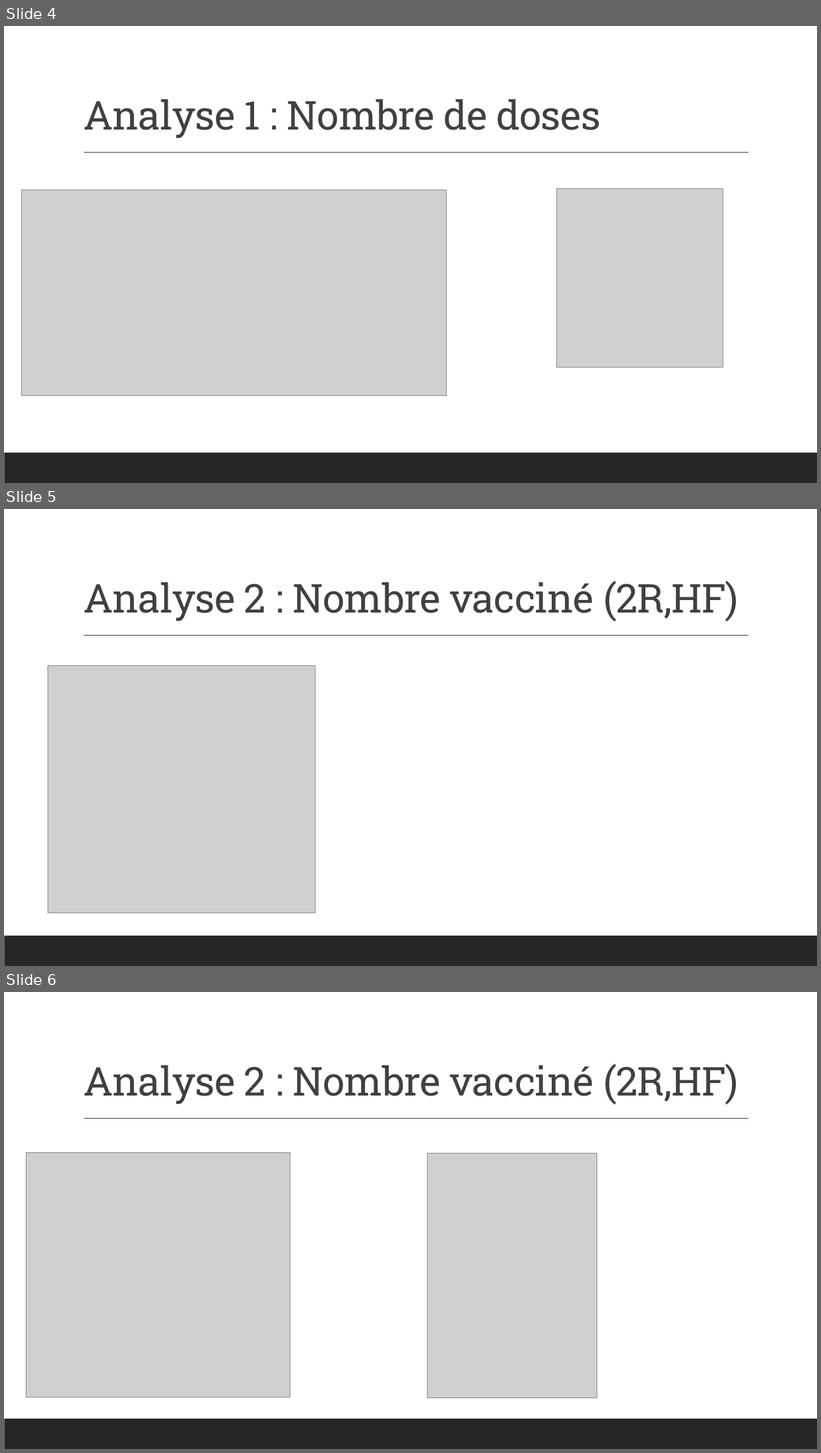
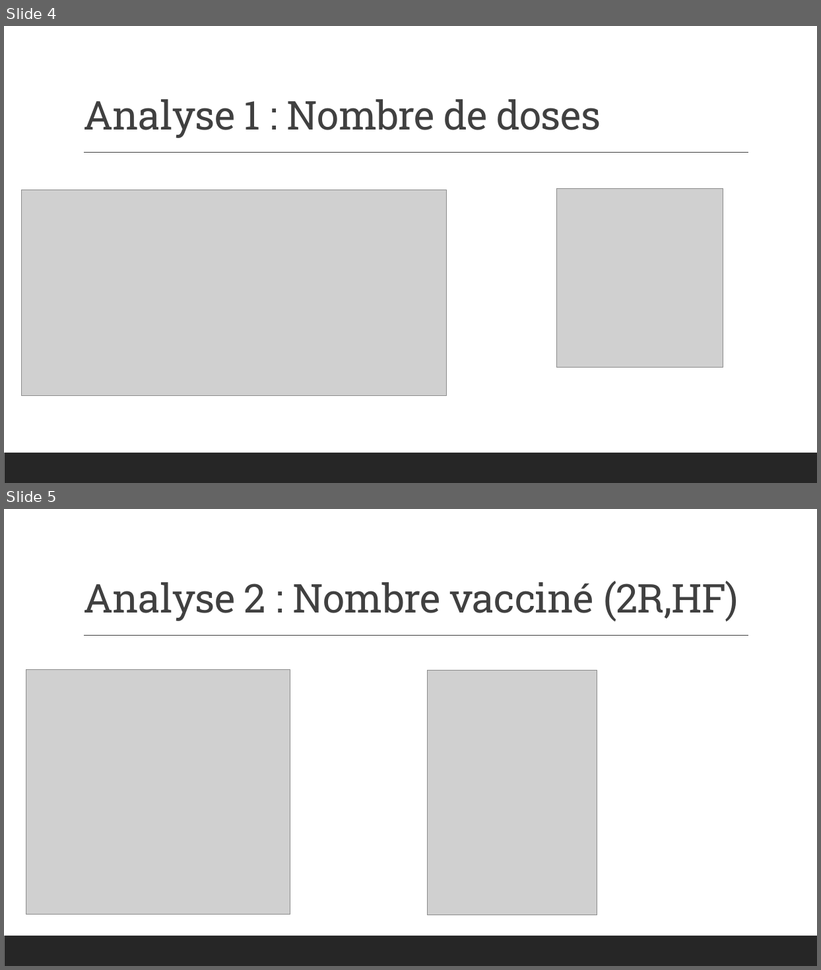
Before and after one commit to dorayy/projet-r, a slide deck: Stats.pptx. Shown one above the other, each under a label of ours: slides 4, 5 and 6 before the commit, slides 4 and 5 after it. The pictures are 821x1453 and 821x970 pixels, drawn with LibreOffice and Linux fonts; fonts in the diff are those of the drawing; grey boxes stand for pictures. Boxes give left, top, right and bottom in pixels: in the first picture for what was removed or moved away, otherwise in the second. Text is boxed around its words. In the diff, an @@ line names an element or a change of style, - is before the commit and + after.

```diff
--- a/Stats.pptx
+++ b/Stats.pptx
@@ slide 5 removed at (x1=4, y1=509, x2=817, y2=966), background #FFFFFF; not listed: 2 template elements that a slide beside it also shows @@
@@ title removed at (x1=83, y1=581, x2=739, y2=622) @@
-Analyse 2 : Nombre vacciné (2R,HF)
@@ picture removed at (x1=48, y1=666, x2=315, y2=914) @@
@@ what was slide 6 is now slide 5 @@
```
Also in this commit, not shown: 6 slides added.
